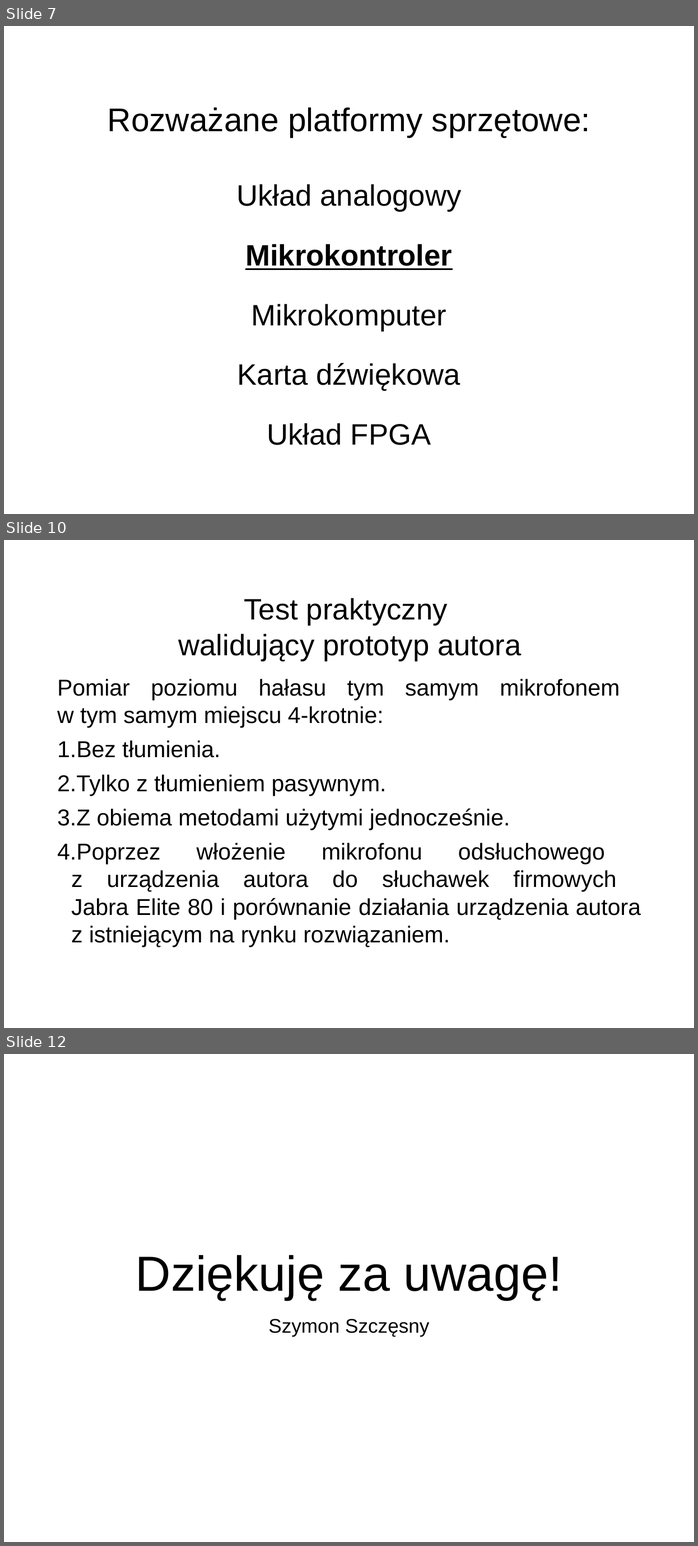
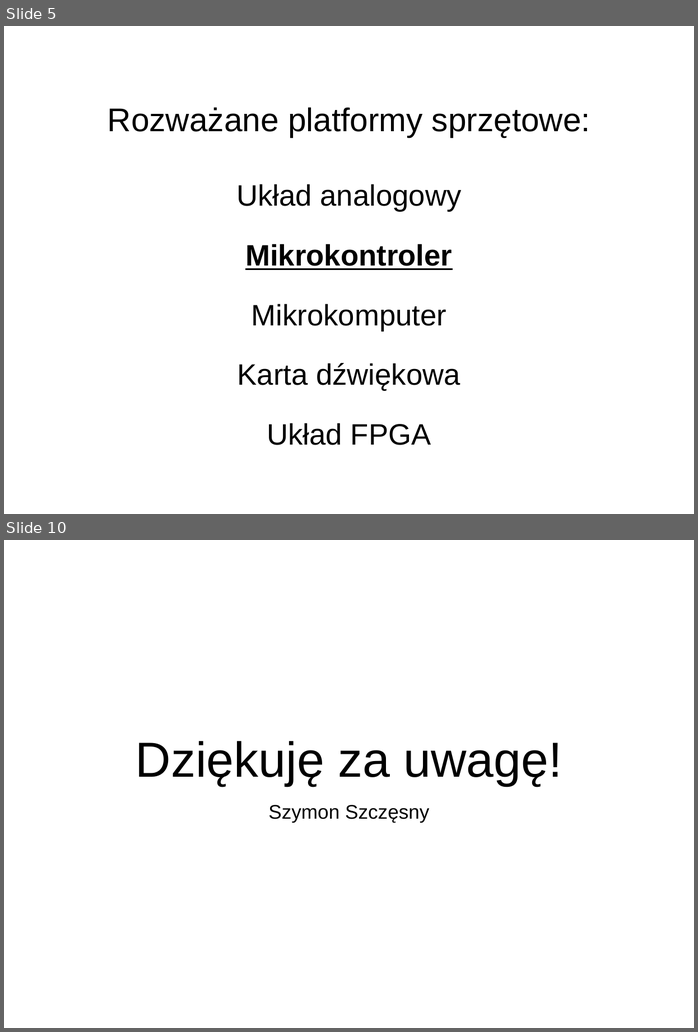
Before and after one commit to Stchena/ANC-Thesis, a slide deck: Assets/prezentacja_prototyp_ukladu_aktywnej_redukcji_poziomu_halasu.ppt. Shown one above the other, each under a label of ours: slides 7, 10 and 12 before the commit, slides 5 and 10 after it; the slides between them are not shown. The pictures are 698x1546 and 698x1032 pixels, drawn with LibreOffice and Linux fonts; fonts in the diff are those of the drawing; background and template pictures are left out. Boxes give left, top, right and bottom in pixels: in the first picture for what was removed or moved away, otherwise in the second. Text is boxed around its words. In the diff, an @@ line names an element or a change of style, - is before the commit and + after.

```diff
--- a/Assets/prezentacja_prototyp_ukladu_aktywnej_redukcji_poziomu_halasu.ppt
+++ b/Assets/prezentacja_prototyp_ukladu_aktywnej_redukcji_poziomu_halasu.ppt
@@ slide 10 removed at (x1=4, y1=540, x2=694, y2=1028), background picture (left out) @@
@@ title removed at (x1=178, y1=598, x2=521, y2=662) @@
-Test praktyczny
-walidujący prototyp autora
@@ text removed at (x1=57, y1=679, x2=641, y2=947) @@
-Pomiar poziomu hałasu tym samym mikrofonem
-w tym samym miejscu 4-krotnie:
-1. Bez tłumienia.
-2. Tylko z tłumieniem pasywnym.
-3. Z obiema metodami użytymi jednocześnie.
-4. Poprzez włożenie mikrofonu odsłuchowego
-   z urządzenia autora do słuchawek firmowych
-   Jabra Elite 80 i porównanie działania urządzenia autora z istniejącym na rynku rozwiązaniem.
@@ what was slide 7 is now slide 5 @@
@@ what was slide 12 is now slide 10 @@
```
Also in this commit, not shown: 3 slides changed, 5 slides added, 6 other slides removed, 4 other files.
